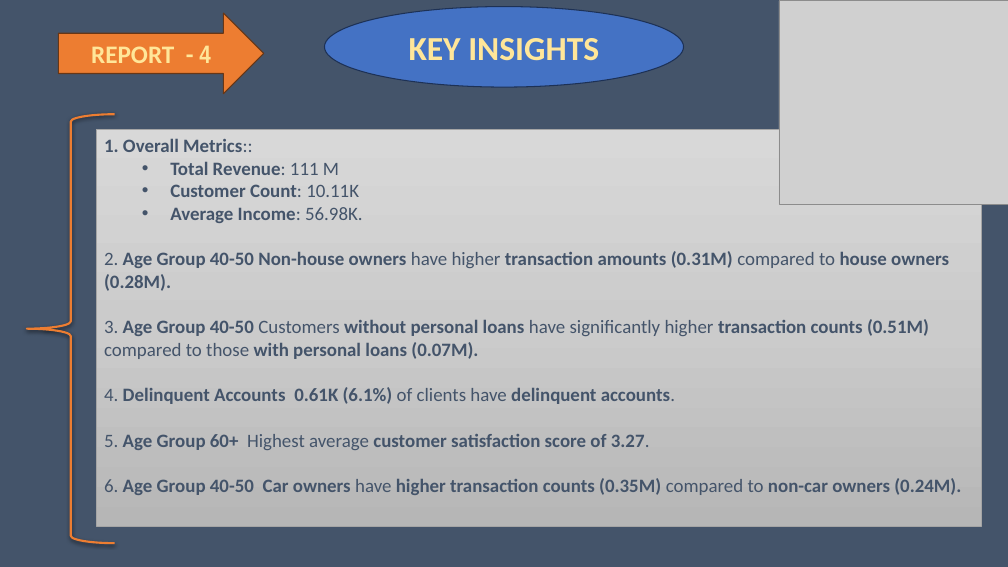
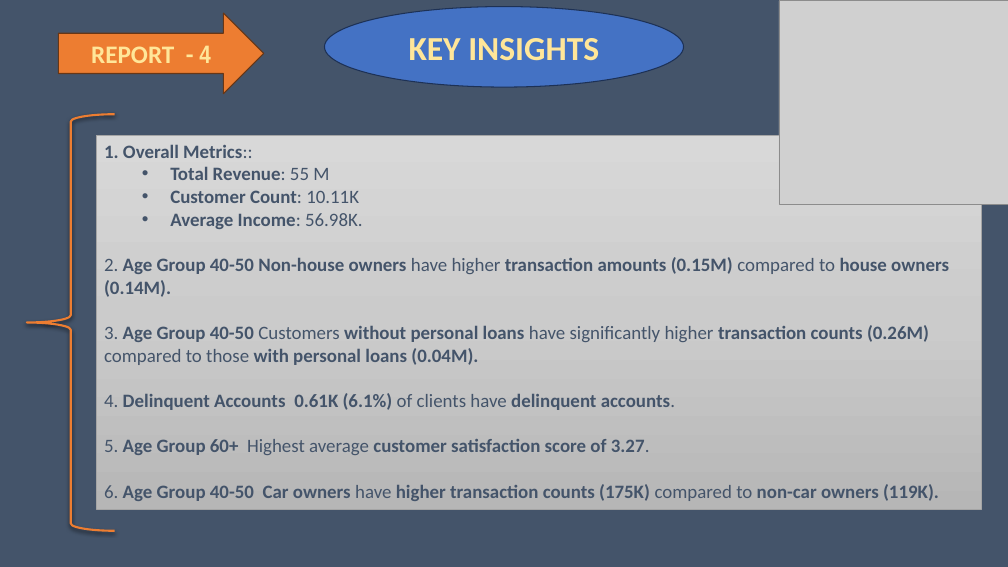
Before and after one commit to KshmaKshma/Credit_Card_Financial_Analysis, a slide deck: slide 26 of CeditCard_tran_cust_analyis_report_presentation.pptx (slide 25 before the commit). Drawn at 1008x567 pixels with LibreOffice and Linux fonts; fonts in the diff are those of the drawing; grey boxes stand for pictures. Boxes give left, top, right and bottom in pixels: in the first picture for what was removed or moved away, otherwise in the second. Text is boxed around its words. In the diff, an @@ line names an element or a change of style, - is before the commit and + after.

```diff
--- a/CeditCard_tran_cust_analyis_report_presentation.pptx
+++ b/CeditCard_tran_cust_analyis_report_presentation.pptx
@@ left brace: place and size @@
-left brace at [27, 114, 115, 543]
+left brace at [27, 114, 115, 531]
@@ rectangle "1. Overall Metrics::": place and size @@
-rectangle "1. Overall Metrics::" at [97, 130, 982, 527]
+rectangle "1. Overall Metrics::" at [97, 135, 982, 510]
@@ text in rectangle at [170, 167, 329, 180]: text changed @@
-  • Total Revenue: 111 M
+  • Total Revenue: 55 M
@@ text in rectangle at [104, 257, 949, 365]: text changed @@
-2. Age Group 40-50 Non-house owners have higher transaction amounts (0.31M) compared to house owners (0.28M).
-3. Age Group 40-50 Customers without personal loans have significantly higher transaction counts (0.51M) compared to those with personal loans (0.07M).
+2. Age Group 40-50 Non-house owners have higher transaction amounts (0.15M) compared to house owners (0.14M).
+3. Age Group 40-50 Customers without personal loans have significantly higher transaction counts (0.26M) compared to those with personal loans (0.04M).
@@ text in rectangle at [104, 484, 939, 501]: text changed @@
-6. Age Group 40-50 Car owners have higher transaction counts (0.35M) compared to non-car owners (0.24M).
+6. Age Group 40-50 Car owners have higher transaction counts (175K) compared to non-car owners (119K).
```
Also in this commit, not shown: 9 other slides changed, 3 slides added, 2 slides removed.
